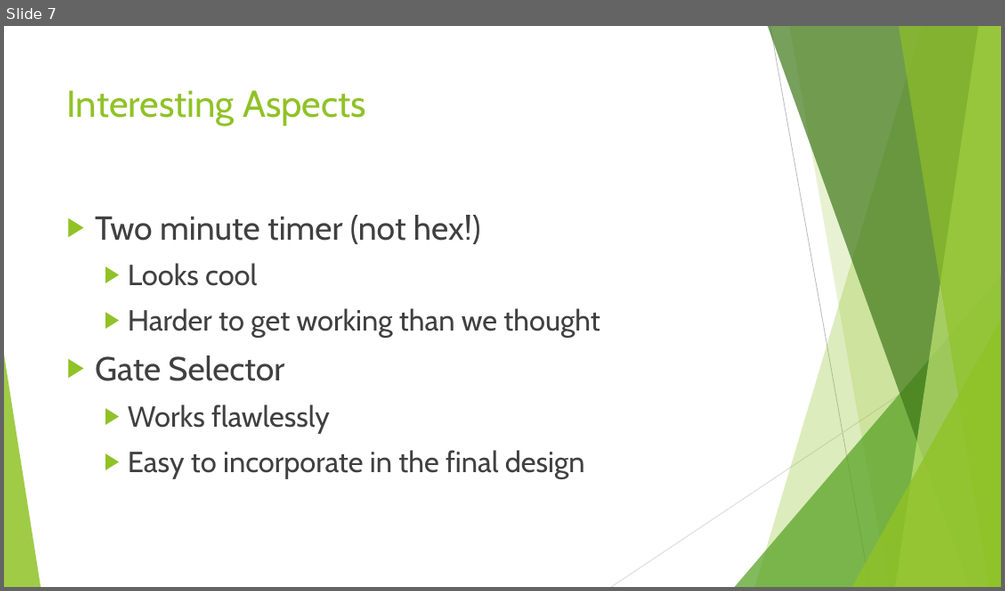
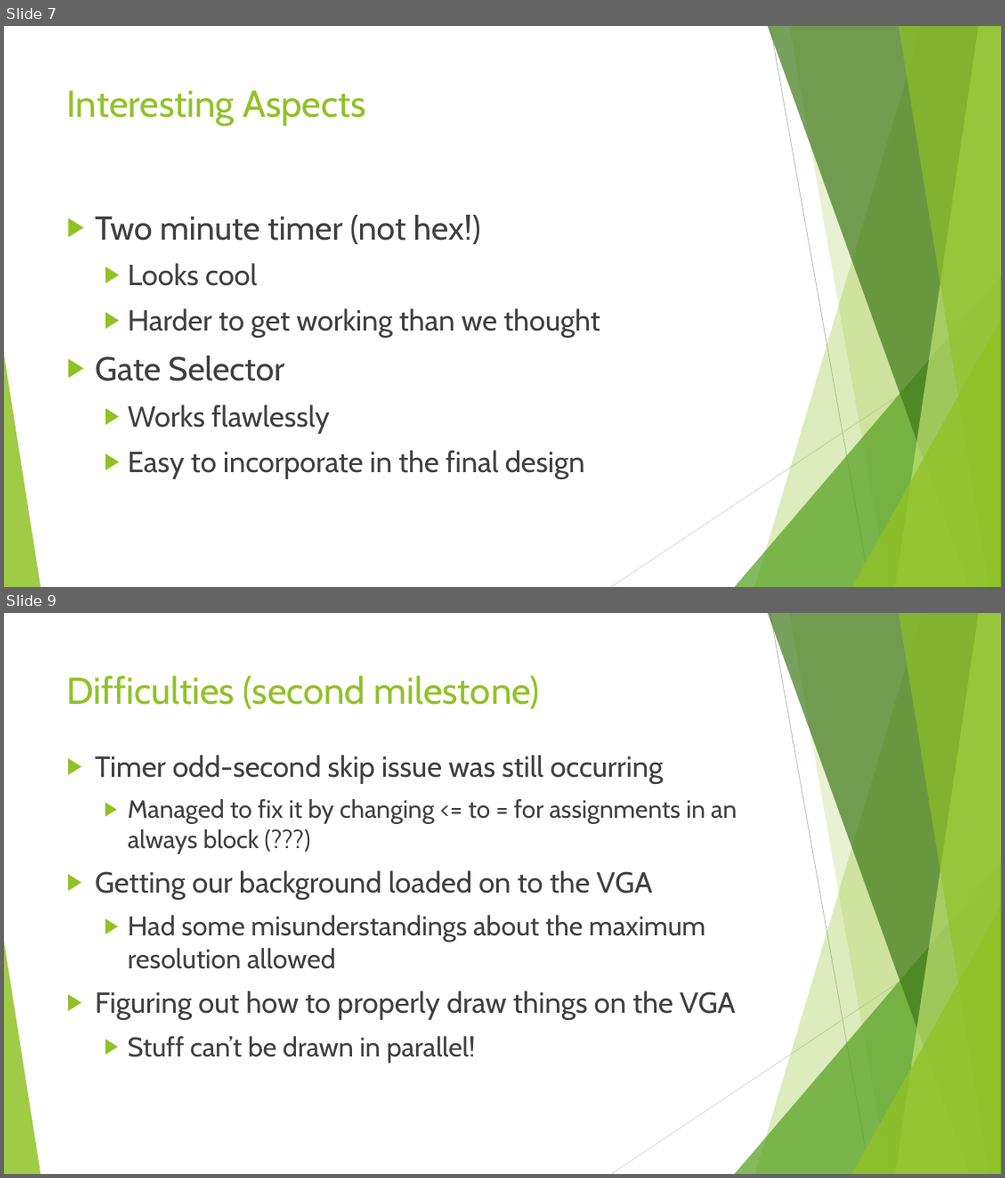
Before and after one commit to TominF6453/csc258_project, a slide deck: CSC258 Project Presentation.pptx. Shown one above the other, each under a label of ours: slide 7 before the commit, slides 7 and 9 after it; the slides between them are not shown. The pictures are 1005x591 and 1005x1178 pixels, drawn with LibreOffice and Linux fonts; fonts in the diff are those of the drawing. Boxes give left, top, right and bottom in pixels: in the first picture for what was removed or moved away, otherwise in the second. Text is boxed around its words. In the diff, an @@ line names an element or a change of style, - is before the commit and + after.

```diff
--- a/CSC258 Project Presentation.pptx
+++ b/CSC258 Project Presentation.pptx
@@ slide 9 added at <box>4,613,1001,1174</box>, background #FFFFFF; not listed: 10 template elements that a slide beside it also shows @@
@@ title added at <box>67,675,540,709</box>, 36 pt, text #90C226 @@
+Difficulties (second milestone)
@@ text added at <box>95,755,736,1062</box>, 28 pt, text #404040 @@
+▶ Timer odd-second skip issue was still occurring
+  ▶ Managed to fix it by changing <= to = for assignments in an always block (???)
+▶ Getting our background loaded on to the VGA
+  ▶ Had some misunderstandings about the maximum resolution allowed
+▶ Figuring out how to properly draw things on the VGA
+  ▶ Stuff can’t be drawn in parallel!
```
Also in this commit, not shown: 2 slides changed, 2 other slides added, 1 other file.
